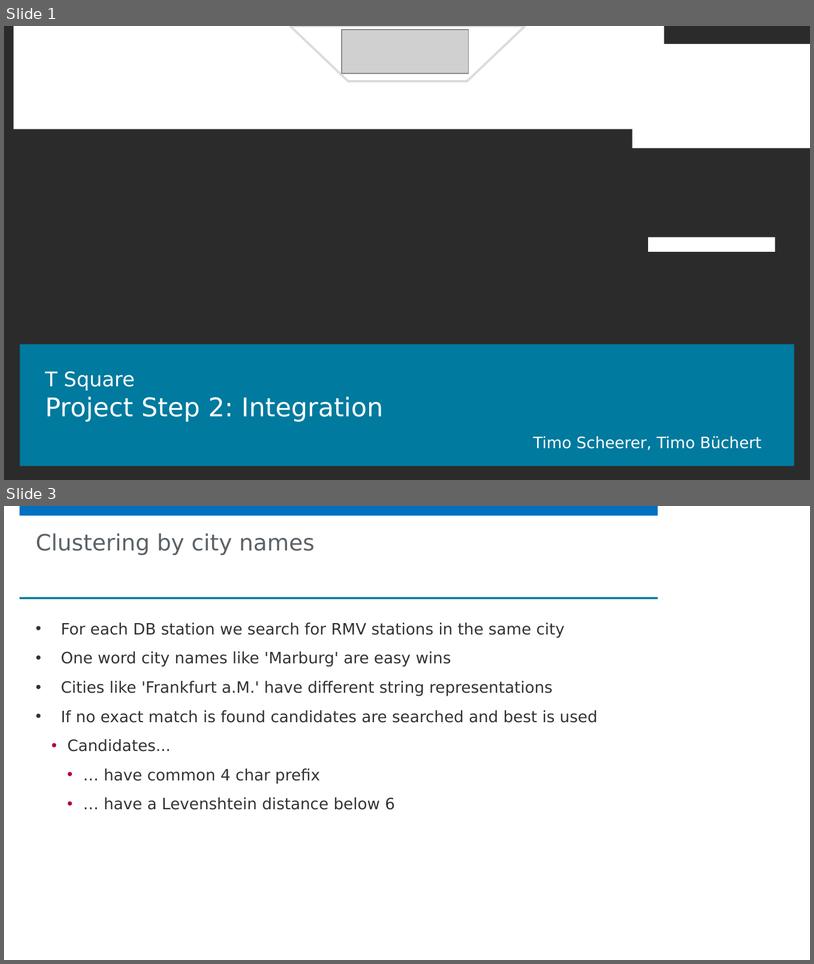
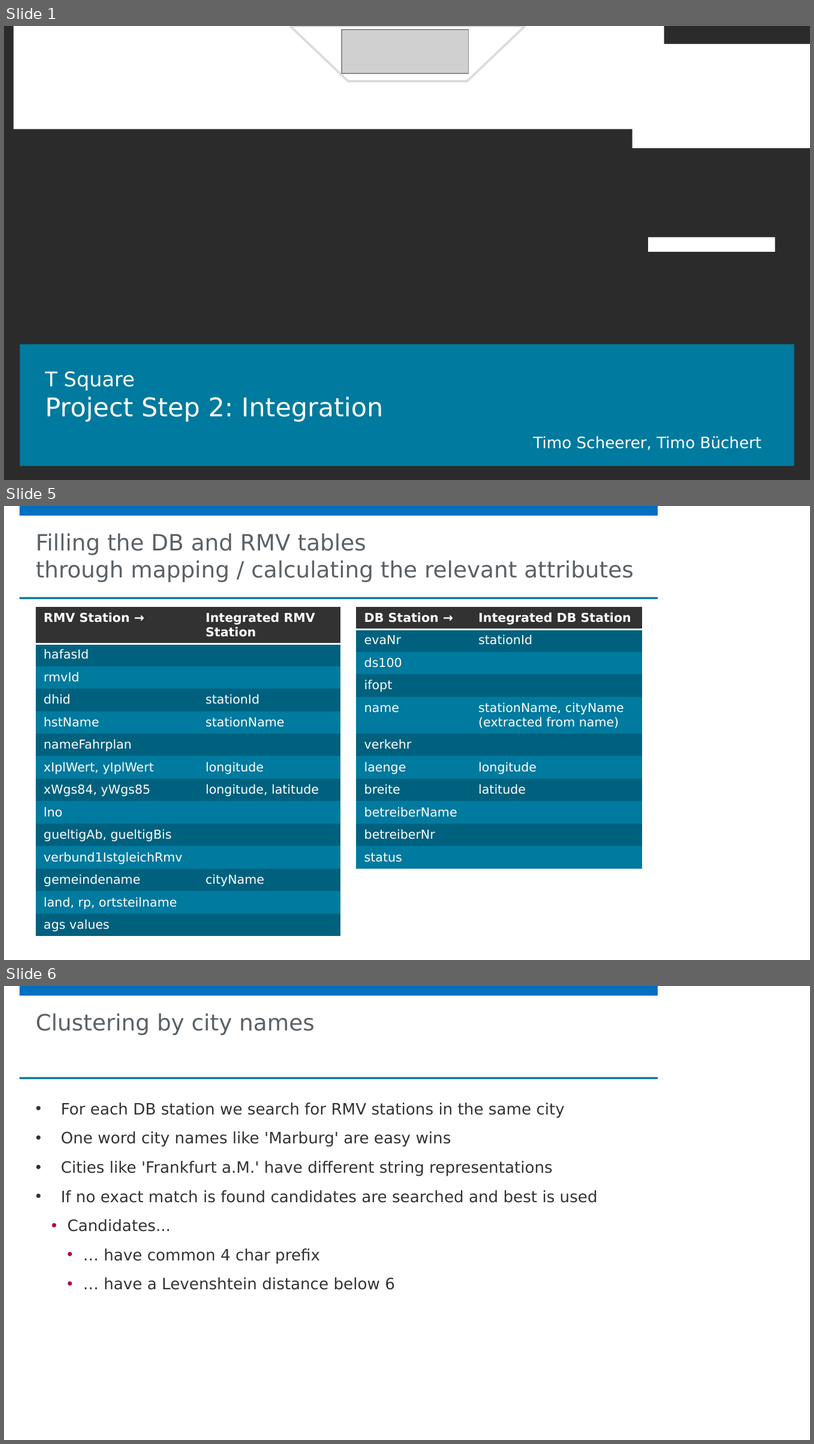
Before and after one commit to TimoBuechert/umr-data-integration-project, a slide deck: 2_integration/T_Square_Integration_Slides.pptx. Shown one above the other, each under a label of ours: slides 1 and 3 before the commit, slides 1, 5 and 6 after it; the slides between them are not shown. The pictures are 814x964 and 814x1444 pixels, drawn with LibreOffice and Linux fonts; fonts in the diff are those of the drawing; grey boxes stand for pictures; background and template pictures are left out; a plain dark background stands for a picture behind light text. Boxes give left, top, right and bottom in pixels: in the first picture for what was removed or moved away, otherwise in the second. Text is boxed around its words. In the diff, an @@ line names an element or a change of style, - is before the commit and + after.

```diff
--- a/2_integration/T_Square_Integration_Slides.pptx
+++ b/2_integration/T_Square_Integration_Slides.pptx
@@ slide 5 added at [4,506,810,960], background #FFFFFF; not listed: 4 template elements that a slide beside it also shows @@
@@ title added at [36,533,633,582], 20 pt, text #5A6166 @@
+Filling the DB and RMV tables
+through mapping / calculating the relevant attributes
@@ table added at [35,607,340,942], 14 rows, 2 columns @@
+RMV Station → | Integrated RMV Station
+hafasId | 
+rmvId | 
+dhid | stationId
+hstName | stationName
+nameFahrplan | 
+xIplWert, yIplWert | longitude
+xWgs84, yWgs85 | longitude, latitude
+lno | 
+gueltigAb, gueltigBis | 
+verbund1IstgleichRmv | 
+gemeindename | cityName
+land, rp, ortsteilname | 
+ags values | 
@@ table added at [356,607,642,873], 11 rows, 2 columns @@
+DB Station → | Integrated DB Station
+evaNr | stationId
+ds100 | 
+ifopt | 
+name | stationName, cityName (extracted from name)
+verkehr | 
+laenge | longitude
+breite | latitude
+betreiberName | 
+betreiberNr | 
+status | 
@@ what was slide 3 is now slide 6 @@
```
Also in this commit, not shown: 1 slide changed, 2 other slides added, 6 other files.
